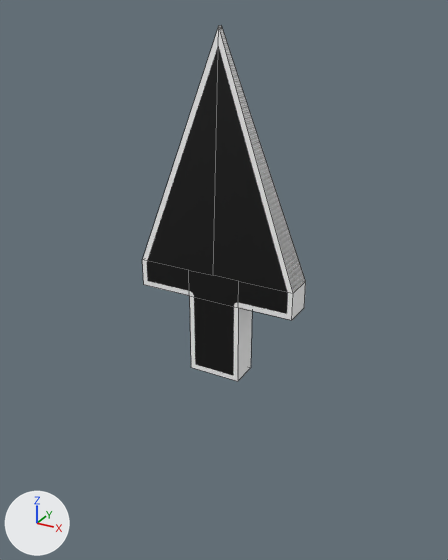
What one commit did to the Blender file BlocchiRidimensionabili/Assets/Models/mousecursor.blend.
Rendered twice from a 50 mm lens placed at (9.87, -17.7, 0.5), pointed at (-0.1, 0.42, -8.56). The axes (+X, +Y, +Z) are drawn at lower left. The lights are the same throughout. Mesh edges are drawn as thin lines.
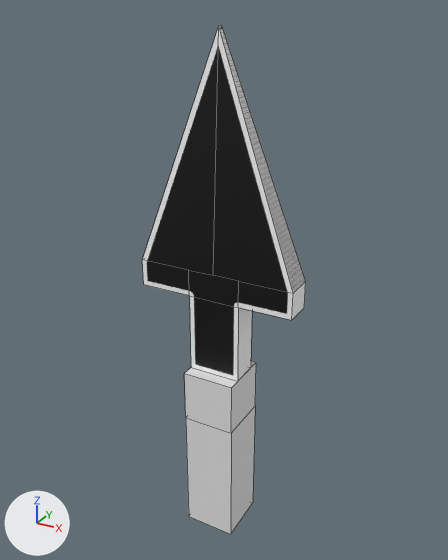
Pixel boxes [x1, y1, x2, y2] of what changed, in the pictures (448 x 560 px):
'manico', added
    after: [184, 361, 256, 534]

Diff of the bpy script that builds the scene:
```diff
--- a/BlocchiRidimensionabili/Assets/Models/mousecursor.blend.py
+++ b/BlocchiRidimensionabili/Assets/Models/mousecursor.blend.py
@@ me_cube @@
+me_cube.from_pydata([(-1.0, -1.0, -1.0), (-1.0, -1.0, 1.0), (-1.0, 1.0, -1.0), (-1.0, 1.0, 1.0), (1.0, -1.0, -1.0), (1.0, -1.0, 1.0), (1.0, 1.0, -1.0), (1.0, 1.0, 1.0), (-1.0, -1.0, -6.0), (-1.0, 1.0, -6.0), (1.0, -1.0, -6.0), (1.0, 1.0, -6.0)], [], [(1, 3, 2, 0), (3, 7, 6, 2), (7, 5, 4, 6), (5, 1, 0, 4), (2, 6, 11, 9), (5, 7, 3, 1), (8, 9, 11, 10), (4, 0, 8, 10), (6, 4, 10, 11), (0, 2, 9, 8)])
@@ ob_manico @@
+ob_manico = bpy.data.objects.new('manico', me_cube)
+ob_manico.location = (0.0, 0.0, -13.0)
```
